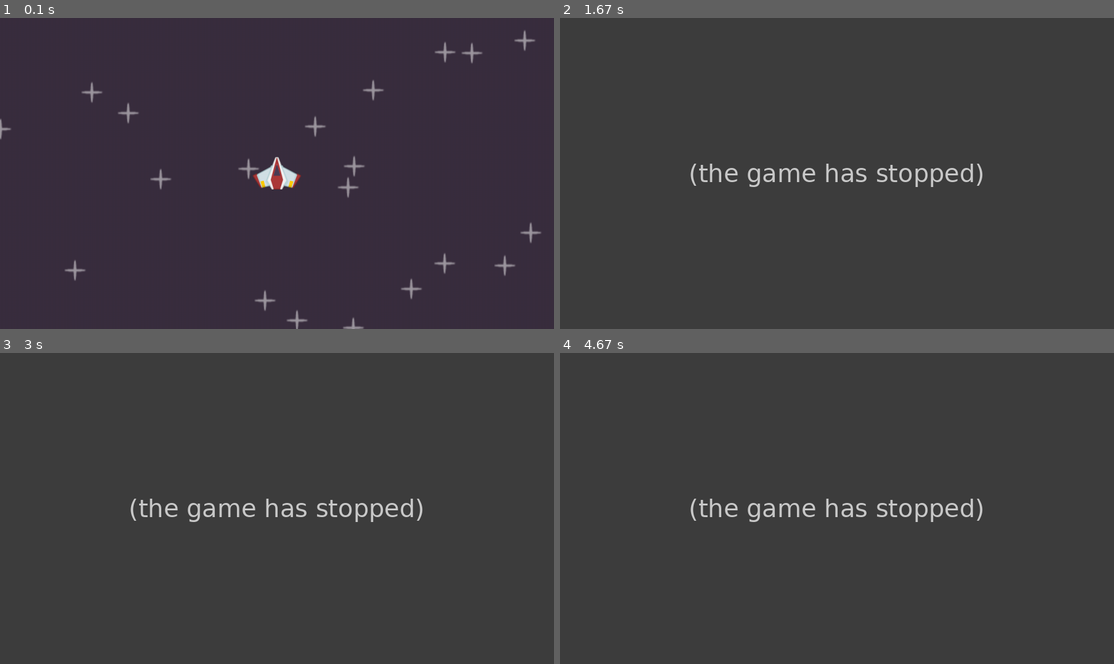
Above: before the commit, frames 1-4 (two rows, left to right).
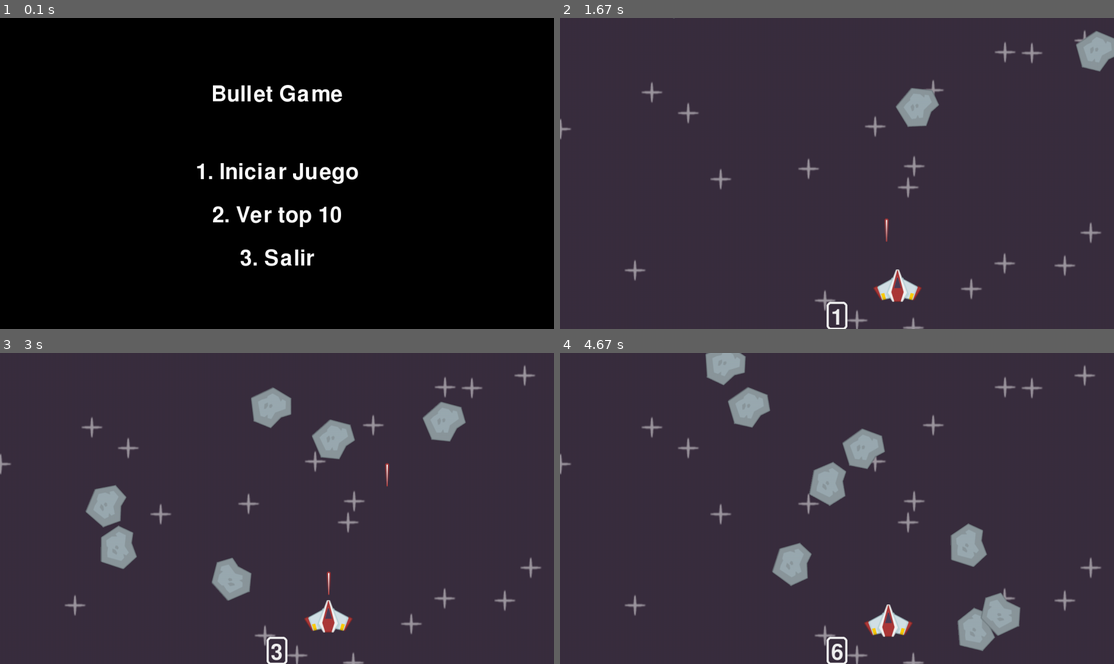
Above: after the commit, the same moments.

Repository: johanrendon/pygame-kodland
Game: pygame game, started from src/game.py
Same seed, same stepped clock (60 frames per second), same inputs: the game is played once before the commit and once after it.
Inputs:
- Up to frame 1 (0.1 s): no input
- Up to frame 2 (1.67 s): tap 1 at 0.33 s; tap Space at 0.67, 1.07, 1.37, 1.57 s; hold Right 1-1.47 s; hold Up from 1.5 s (still down)
- Up to frame 3 (3 s): release Up at 1.8 s; hold Right 1.83-2.3 s; tap Space at 1.9, 2.2, 2.4, 2.7, 2.97 s; hold Left 2.33-2.87 s; hold Down from 2.9 s (still down)
- Up to frame 4 (4.67 s): release Down at 3.2 s; hold Up 3.23-3.63 s; tap Space at 3.3, 3.6, 3.73, 4.13, 4.43 s; hold Up 3.67-4.03 s; hold Down from 4.07 s (still down)

The runs differ from the first frame. In frame 1, 100% of the frame differs, in the area x 0-100%, y 0-100%; in frame 2, 4.1%; in frame 3, 7.0%; in frame 4, 8.0%.
Before the commit the program exited at 1.5 s; later frames show no game.

Commit message:
almost final

Diff:
--- a/src/game.py
+++ b/src/game.py
@@ -1,14 +1,14 @@
+import json
+import os
 from pathlib import Path
 from random import randint
 from typing import List
 
 import pygame
-from pygame.display import message_box
-from pygame.sprite import collide_mask
 
 from meteor import Meteor
 from player import Player
-from settings import WINDOW_HEIGHT, WINDOW_WIDTH
+from settings import SCORES_FILE, WINDOW_HEIGHT, WINDOW_WIDTH
 from star import Star
 
 
@@ -19,6 +19,8 @@
         pygame.display.set_caption("Space shooter")
         self.running = True
         self.clock = pygame.time.Clock()
+        self.font = pygame.font.Font(None, 74)
+        self.small_font = pygame.font.Font(None, 50)
 
         # Groups
         self.all_sprites = pygame.sprite.Group()
@@ -37,7 +39,101 @@
 
         self.player = Player(self.all_sprites)
 
+        # import audio
+        self.music = pygame.mixer.Sound(Path("../assets/audio/game_music.wav"))
+        self.music.set_volume(0.4)
+        self.music.play(loops=-1)
+
+    def _display_score(self):
+        text_surf = self.font.render(str(self.score), True, (240, 240, 240))
+        text_rect = text_surf.get_frect(midtop=(WINDOW_WIDTH / 2, WINDOW_HEIGHT - 50))
+        self.display_surface.blit(text_surf, text_rect)
+        pygame.draw.rect(
+            self.display_surface,
+            (240, 240, 240),
+            text_rect.inflate(20, 10).move(0, -8),
+            5,
+            10,
+        )
+
     def run(self):
+        menu = True
+        while menu:
+            self.display_surface.fill("black")
+
+            self._draw_text(
+                "Bullet Game",
+                self.font,
+                "white",
+                self.display_surface,
+                WINDOW_WIDTH // 2,
+                WINDOW_HEIGHT // 4,
+            )
+            self._draw_text(
+                "1. Iniciar Juego",
+                self.font,
+                "white",
+                self.display_surface,
+                WINDOW_WIDTH // 2,
+                WINDOW_HEIGHT // 2,
+            )
+
+            self._draw_text(
+                "2. Ver top 10",
+                self.font,
+                "white",
+                self.display_surface,
+                WINDOW_WIDTH // 2,
+                WINDOW_HEIGHT // 2 + 100,
+            )
+
+            self._draw_text(
+                "3. Salir",
+                self.font,
+                "white",
+                self.display_surface,
+                WINDOW_WIDTH // 2,
+                WINDOW_HEIGHT // 2 + 200,
+            )
+
+            pygame.display.update()
+
+            for event in pygame.event.get():
+                if event.type == pygame.QUIT:
+                    self.running = False
+                    menu = False
+                if event.type == pygame.KEYDOWN:
+                    if event.key == pygame.K_1:
+                        menu = False
+                        self._reset_game_state()
+                        self._game()
+
+                    if event.key == pygame.K_2:
+                        self._show_scores()
+
+                    if event.key == pygame.K_3:
+                        self.running = False
+                        menu = False
+
+        pygame.quit()
+
+    def _reset_game_state(self):
+        self.score = 0
+        self.running = True
+
+        self.meteor_sprites.empty()
+        self.laser_sprites.empty()
+
+        self.player.rect.center = (WINDOW_WIDTH // 2, WINDOW_HEIGHT - 50)
+
+    def _draw_text(
+        self, text: str, font, color: str, surface: pygame.Surface, x: float, y: float
+    ) -> None:
+        text_obj = font.render(text, True, color)
+        text_rect = text_obj.get_rect(center=(x, y))
+        surface.blit(text_obj, text_rect)
+
+    def _game(self) -> None:
         meteor_event = pygame.event.custom_type()
         pygame.time.set_timer(meteor_event, 200)
 
@@ -60,10 +156,69 @@
 
             # draw the game
             self.display_surface.fill("#3a2e3f")
+            self._display_score()
             self.all_sprites.draw(self.display_surface)
 
             pygame.display.update()
 
+        self._menu_game_over()
+
+    def _menu_game_over(self) -> None:
+        menu = True
+        while menu:
+            self.display_surface.fill("black")
+
+            self._draw_text(
+                "Game Over",
+                self.font,
+                "white",
+                self.display_surface,
+                WINDOW_WIDTH // 2,
+                WINDOW_HEIGHT // 4,
+            )
+            self._draw_text(
+                f"Score {self.score}",
+                self.font,
+                "white",
+                self.display_surface,
+                WINDOW_WIDTH // 2,
+                WINDOW_HEIGHT // 2,
+            )
+
+            self._draw_text(
+                "1. Reiniciar",
+                self.font,
+                "white",
+                self.display_surface,
+                WINDOW_WIDTH // 2,
+                WINDOW_HEIGHT // 2 + 100,
+            )
+
+            self._draw_text(
+                "2. Salir",
+                self.font,
+                "white",
+                self.display_surface,
+                WINDOW_WIDTH // 2,
+                WINDOW_HEIGHT // 2 + 200,
+            )
+
+            pygame.display.update()
+
+            for event in pygame.event.get():
+                if event.type == pygame.QUIT:
+                    self.running = False
+                    self.menu = False
+
+                if event.type == pygame.KEYDOWN:
+                    if event.key == pygame.K_1:
+                        menu = False
+                        self._reset_game_state()
+                        self._game()
+
+                    if event.key == pygame.K_2:
+                        self.running = False
+                        menu = False
         pygame.quit()
 
     def _collisions(self) -> None:
@@ -78,7 +233,68 @@
                 laser, self.meteor_sprites, True
             )
             if collide_sprites:
+                self.score += 1
                 laser.kill()
+
+    def _save_scores(self):
+        scores = self._load_scores()
+        scores.append(self.score)
+        scores = sorted(scores, reverse=True)[:10]  # Mantener solo el top 10
+        with open(SCORES_FILE, "w") as file:
+            json.dump(scores, file)
+
+    def _show_scores(self):
+        scores = self._load_scores()
+
+        show = True
+        while show:
+            self.display_surface.fill("black")
+            self._draw_text(
+                "Top 10 scores",
+                self.font,
+                "white",
+                self.display_surface,
+                WINDOW_WIDTH // 2,
+                WINDOW_HEIGHT // 6,
+            )
+
+            # Mostrar los puntajes
+            for index, score in enumerate(scores):
+                self._draw_text(
+                    f"{index + 1}. {score}",
+                    self.small_font,
+                    "white",
+                    self.display_surface,
+                    WINDOW_WIDTH // 2,
+                    WINDOW_HEIGHT // 4 + 50 * (index + 1),
+                )
+
+            # Mostrar instrucción para regresar al menú
+            self._draw_text(
+                "Press ESC to return",
+                self.small_font,
+                "white",
+                self.display_surface,
+                WINDOW_WIDTH // 2,
+                WINDOW_HEIGHT - 50,
+            )
+
+            pygame.display.update()
+
+            # Manejo de eventos para salir del menú de puntajes
+            for event in pygame.event.get():
+                if event.type == pygame.QUIT:
+                    pygame.quit()
+
+                if event.type == pygame.KEYDOWN:
+                    if event.key == pygame.K_ESCAPE:  # Regresar al menú principal
+                        show = False
+
+    def _load_scores(self) -> List[int]:
+        if os.path.exists(SCORES_FILE):
+            with open(SCORES_FILE, "r") as file:
+                return json.load(file)
+        return []
 
 
 if __name__ == "__main__":
--- a/src/main.py
+++ /dev/null
@@ -1,257 +0,0 @@
-import json
-import os
-from random import randint
-
-import pygame
-from pygame.locals import *
-
-# Inicializar pygame
-pygame.init()
-
-# Dimensiones de la pantalla
-SCREEN_WIDTH = 800
-SCREEN_HEIGHT = 600
-screen = pygame.display.set_mode((SCREEN_WIDTH, SCREEN_HEIGHT))
-pygame.display.set_caption("Bullet Game")
-
-# Colores
-WHITE = (255, 255, 255)
-BLACK = (0, 0, 0)
-
-# Rutas y archivos
-SCORES_FILE = "scores.json"
-
-
-# Funciones auxiliares
-def load_scores():
-    if os.path.exists(SCORES_FILE):
-        with open(SCORES_FILE, "r") as file:
-            return json.load(file)
-    return []
-
-
-def save_score(new_score):
-    scores = load_scores()
-    scores.append(new_score)
-    scores = sorted(scores, reverse=True)[:10]  # Mantener solo el top 10
-    with open(SCORES_FILE, "w") as file:
-        json.dump(scores, file)
-
-
-def draw_text(text, font, color, surface, x, y):
-    text_obj = font.render(text, True, color)
-    text_rect = text_obj.get_rect(center=(x, y))
-    surface.blit(text_obj, text_rect)
-
-
-# Menú principal
-def main_menu():
-    font = pygame.font.Font(None, 74)
-    menu = True
-    while menu:
-        screen.fill(BLACK)
-        draw_text(
-            "Bullet Game", font, WHITE, screen, SCREEN_WIDTH // 2, SCREEN_HEIGHT // 4
-        )
-        draw_text(
-            "1. Iniciar Juego",
-            font,
-            WHITE,
-            screen,
-            SCREEN_WIDTH // 2,
-            SCREEN_HEIGHT // 2,
-        )
-        draw_text(
-            "2. Ver Top 10",
-            font,
-            WHITE,
-            screen,
-            SCREEN_WIDTH // 2,
-            SCREEN_HEIGHT // 2 + 100,
-        )
-        draw_text(
-            "3. Salir", font, WHITE, screen, SCREEN_WIDTH // 2, SCREEN_HEIGHT // 2 + 200
-        )
-
-        pygame.display.flip()
-
-        for event in pygame.event.get():
-            if event.type == QUIT:
-                pygame.quit()
-                exit()
-            if event.type == KEYDOWN:
-                if event.key == K_1:
-                    game()
-                if event.key == K_2:
-                    show_top_scores()
-                if event.key == K_3:
-                    pygame.quit()
-                    exit()
-
-
-# Pantalla de Top Scores
-def show_top_scores():
-    font = pygame.font.Font(None, 74)
-    small_font = pygame.font.Font(None, 50)
-    scores = load_scores()
-
-    showing_scores = True
-    while showing_scores:
-        screen.fill(BLACK)
-        draw_text(
-            "Top 10 Scores", font, WHITE, screen, SCREEN_WIDTH // 2, SCREEN_HEIGHT // 6
-        )
-
-        for i, score in enumerate(scores):
-            draw_text(
-                f"{i + 1}. {score}",
-                small_font,
-                WHITE,
-                screen,
-                SCREEN_WIDTH // 2,
-                SCREEN_HEIGHT // 4 + 50 * (i + 1),
-            )
-
-        pygame.display.flip()
-
-        for event in pygame.event.get():
-            if event.type == QUIT:
-                pygame.quit()
-                exit()
-            if event.type == KEYDOWN:
-                if event.key == K_ESCAPE:
-                    showing_scores = False
-
-
-# Juego principal
-def game():
-    player = pygame.Rect(
-        SCREEN_WIDTH // 2, SCREEN_HEIGHT - 50, 50, 50
-    )  # Rectángulo para la nave del jugador
-    player_speed = 5
-
-    enemies = []
-    bullets = []
-    enemy_timer = 0
-    score = 0
-    clock = pygame.time.Clock()
-
-    playing = True
-    start_time = pygame.time.get_ticks()
-
-    while playing:
-        screen.fill(BLACK)
-
-        # Manejo de eventos
-        for event in pygame.event.get():
-            if event.type == QUIT:
-                pygame.quit()
-                exit()
-
-        # Movimiento del jugador
-        keys = pygame.key.get_pressed()
-        if keys[K_LEFT] and player.left > 0:
-            player.move_ip(-player_speed, 0)
-        if keys[K_RIGHT] and player.right < SCREEN_WIDTH:
-            player.move_ip(player_speed, 0)
-        if keys[K_SPACE]:  # Disparar
-            if len(bullets) < 5:  # Limitar el número de balas
-                bullets.append(pygame.Rect(player.centerx - 5, player.top, 10, 20))
-
-        # Generar enemigos
-        if (
-            pygame.time.get_ticks() - enemy_timer > 1000
-        ):  # Un nuevo enemigo cada segundo
-            enemies.append(pygame.Rect(randint(0, SCREEN_WIDTH - 50), 0, 50, 50))
-            enemy_timer = pygame.time.get_ticks()
-
-        # Mover enemigos
-        for enemy in enemies[:]:
-            enemy.move_ip(0, 5)
-            if enemy.top > SCREEN_HEIGHT:
-                enemies.remove(enemy)
-
-        # Mover balas
-        for bullet in bullets[:]:
-            bullet.move_ip(0, -10)
-            if bullet.bottom < 0:
-                bullets.remove(bullet)
-
-        # Detectar colisiones
-        for enemy in enemies[:]:
-            if player.colliderect(enemy):
-                playing = False  # Fin del juego si colisiona con el jugador
-            for bullet in bullets[:]:
-                if bullet.colliderect(enemy):
-                    enemies.remove(enemy)
-                    bullets.remove(bullet)
-
-        # Dibujar jugador, enemigos y balas
-        pygame.draw.rect(screen, WHITE, player)
-        for enemy in enemies:
-            pygame.draw.rect(screen, (255, 0, 0), enemy)
-        for bullet in bullets:
-            pygame.draw.rect(screen, (0, 255, 0), bullet)
-
-        # Actualizar pantalla
-        pygame.display.flip()
-
-        # Controlar FPS
-        clock.tick(60)
-
-    # Fin de la partida
-    end_time = pygame.time.get_ticks()
-    score = (end_time - start_time) // 1000  # Calcular el tiempo de vida
-    save_score(score)
-    game_over_menu(score)
-
-
-# Menú de fin de juego
-def game_over_menu(score):
-    font = pygame.font.Font(None, 74)
-    over = True
-    while over:
-        screen.fill(BLACK)
-        draw_text(
-            f"Game Over", font, WHITE, screen, SCREEN_WIDTH // 2, SCREEN_HEIGHT // 3
-        )
-        draw_text(
-            f"Score: {score}",
-            font,
-            WHITE,
-            screen,
-            SCREEN_WIDTH // 2,
-            SCREEN_HEIGHT // 2,
-        )
-        draw_text(
-            "1. Reiniciar",
-            font,
-            WHITE,
-            screen,
-            SCREEN_WIDTH // 2,
-            SCREEN_HEIGHT // 2 + 100,
-        )
-        draw_text(
-            "2. Menú principal",
-            font,
-            WHITE,
-            screen,
-            SCREEN_WIDTH // 2,
-            SCREEN_HEIGHT // 2 + 200,
-        )
-
-        pygame.display.flip()
-
-        for event in pygame.event.get():
-            if event.type == QUIT:
-                pygame.quit()
-                exit()
-            if event.type == KEYDOWN:
-                if event.key == K_1:
-                    game()
-                if event.key == K_2:
-                    over = False
-
-
-# Ejecutar el menú principal al iniciar el juego
-main_menu()
--- a/src/player.py
+++ b/src/player.py
@@ -21,6 +21,8 @@
         self.laser_surf: pygame.Surface = pygame.image.load(
             Path("../assets/images/laser.png")
         )
+        self.laser_sound = pygame.mixer.Sound(Path("../assets/audio/laser.wav"))
+        self.laser_sound.set_volume(0.5)
 
         # cooldown
         self.can_shoot: bool = True
@@ -56,5 +58,6 @@
             Laser(self.laser_surf, self.rect.midtop, *groups)
             self.can_shoot = False
             self.laser_shoot_time = pygame.time.get_ticks()
+            self.laser_sound.play()
 
         self.laser_timer()
--- a/src/settings.py
+++ b/src/settings.py
@@ -1 +1,4 @@
+from pathlib import Path
+
 WINDOW_WIDTH, WINDOW_HEIGHT = 1280, 720
+SCORES_FILE = Path("./scores.json")
